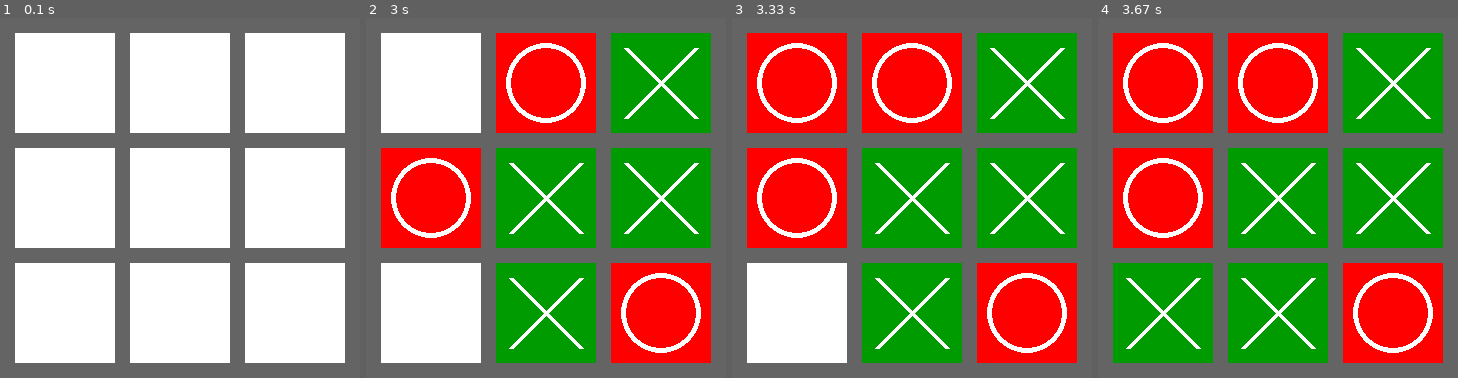
Above: before the commit, frames 1-4 (left to right).
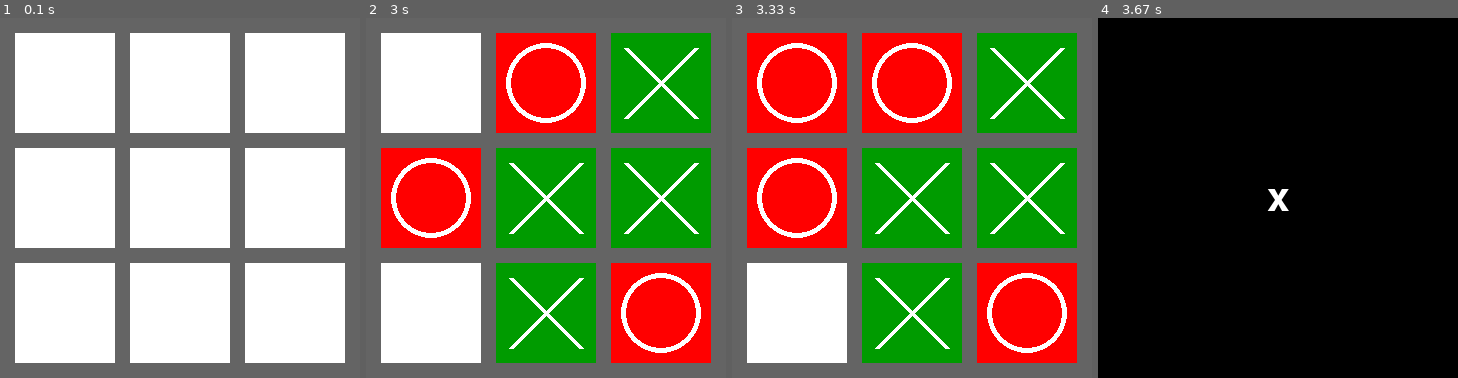
Above: after the commit, the same moments.

Repository: Roman-Blokhin/Python
Game: pygame game, started from my_code/tic_tac_toe/index.py
Two runs of this game, one before a commit and one after it. Both use one fixed random seed, a clock stepped at 60 frames per second and the inputs below.
Inputs (mouse positions are in pixels of both pictures, inside the frame that each line leads up to):
- Up to frame 1 (0.1 s): no input
- Up to frame 2 (3 s): click (546, 198) at 0.38 s; click (459, 201) at 0.72 s; click (596, 72) at 1.05 s; click (553, 75) at 1.38 s; click (528, 291) at 1.75 s; click (639, 255) at 2.22 s; click (639, 165) at 2.55 s
- Up to frame 3 (3.33 s): click (807, 129) at 3.22 s
- Up to frame 4 (3.67 s): click (1191, 262) at 3.55 s

Frames 1-3 are identical in both runs. In frame 4, 100% of the frame differs, in the area x 0-100%, y 0-100%.

Commit message:
5. Pygame. Крестики-нолики. Сделал отображение экрана с выводом победителя при завершении игры

Diff:
--- a/my_code/tic_tac_toe/index.py
+++ b/my_code/tic_tac_toe/index.py
@@ -126,4 +126,14 @@
     else:
         game_over = win(mas, 'o')  # 13.3 передаем значение 2 игрока - о
 
+    # 14. прописываем условие на конец игры
+    if game_over:
+        screen.fill(BLACK)  # 14.1 закрашиваем экран черным
+        font = pygame.font.SysFont('Comic NS Sans', 60)  # 14.2 создаем шрифт
+        text_1 = font.render(game_over, True, WHITE)  # 14.3 текст прописан в переменной game_over
+        text_rect = text_1.get_rect()  # 14.4 узнаем координаты текста
+        text_x = screen.get_width() // 2 - text_rect.width // 2  # 14.5 прописываем координаты центра экрана по ширине
+        text_y = screen.get_height() // 2 - text_rect.height // 2  # 14.6 прописываем координаты центра экрана по выс.
+        screen.blit(text_1, [text_x, text_y])  # 14.7 размещаем наш текст, указывая координаты
+
     pygame.display.update()
